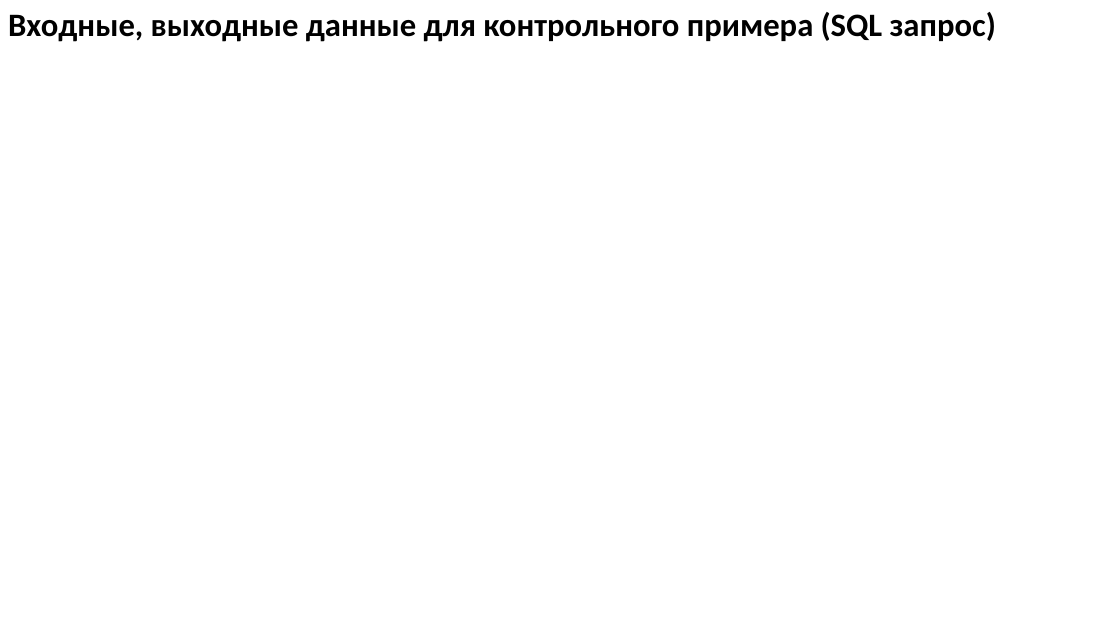
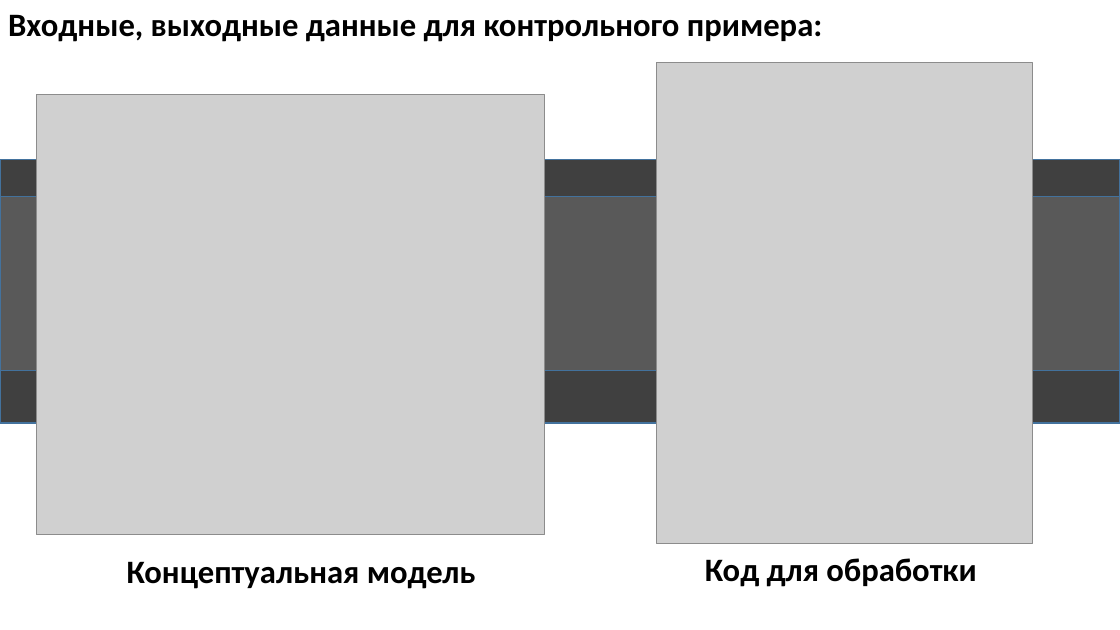
Before and after one commit to TolyaKPyT250/CourseProject, a slide deck: slide 9 of Materials/Не готово еще/Презентация Курсача.pptx (slide 5 before the commit). Drawn at 1120x630 pixels with LibreOffice and Linux fonts; fonts in the diff are those of the drawing; grey boxes stand for pictures. Boxes give left, top, right and bottom in pixels: in the first picture for what was removed or moved away, otherwise in the second. Text is boxed around its words. In the diff, an @@ line names an element or a change of style, - is before the commit and + after.

```diff
--- a/Materials/Не готово еще/Презентация Курсача.pptx
+++ b/Materials/Не готово еще/Презентация Курсача.pptx
@@ text at (x1=8, y1=14, x2=822, y2=42): text changed @@
-Входные, выходные данные для контрольного примера (SQL запрос)
+Входные, выходные данные для контрольного примера:
@@ picture added at (x1=656, y1=62, x2=1033, y2=544) @@
@@ picture added at (x1=36, y1=94, x2=544, y2=534) @@
@@ rectangle added at (x1=0, y1=160, x2=1120, y2=423), fill #404040, outline #43739E 1 pt @@
@@ rectangle added at (x1=0, y1=197, x2=1120, y2=371), fill #595959, outline #43739E 1 pt @@
@@ text added at (x1=127, y1=561, x2=476, y2=589), 28 pt, text #000000, bold @@
+Концептуальная модель
@@ text added at (x1=705, y1=558, x2=976, y2=587), 28 pt, text #000000, bold @@
+Код для обработки
```
Also in this commit, not shown: 3 other slides changed, 6 slides added, 2 slides removed, 15 other files.
